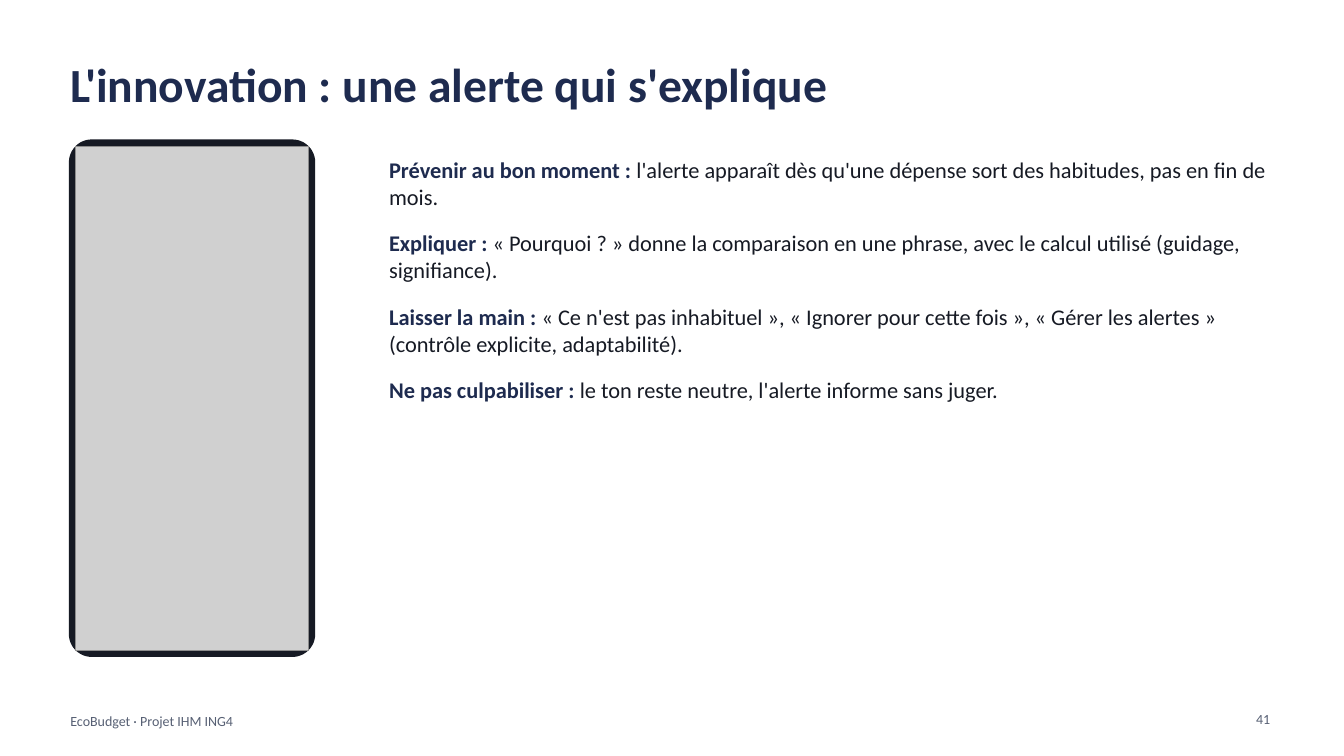
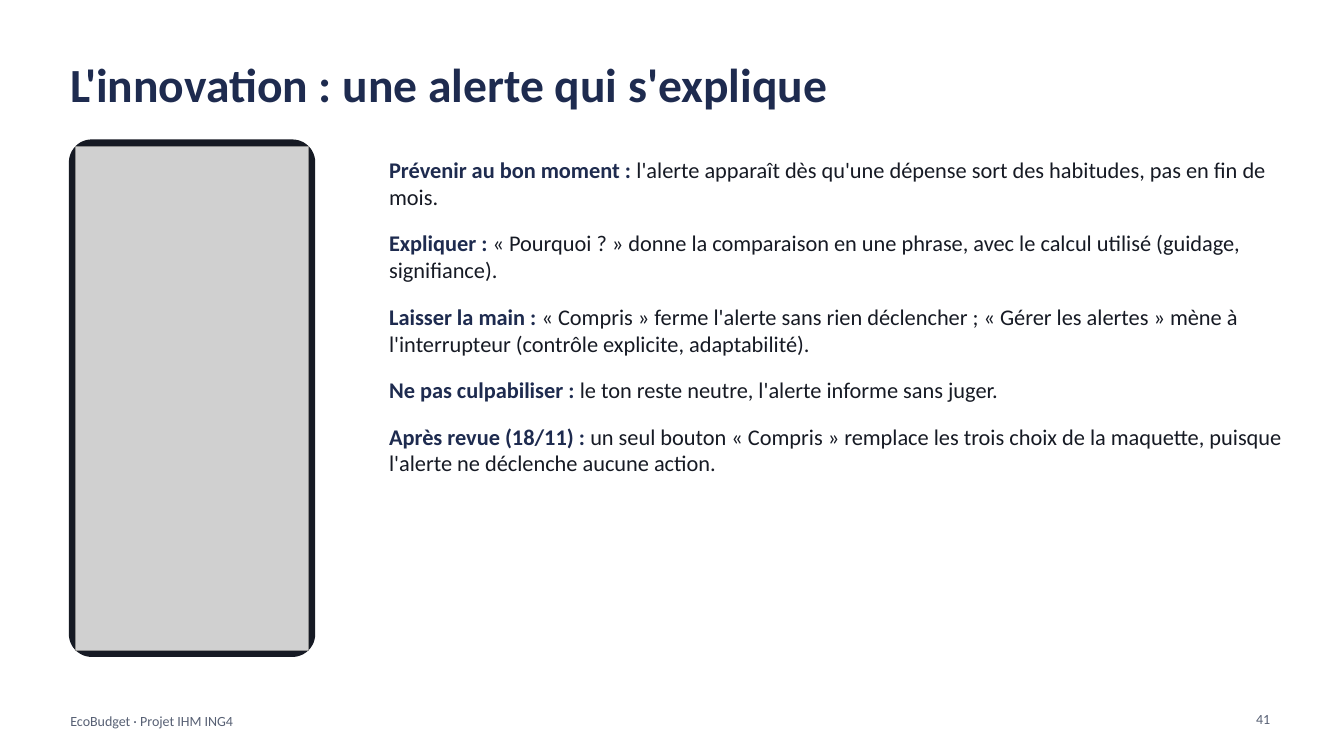
Before and after one commit to kaderouadahi/EcoBudget, a slide deck: slide 41 of livrables/EcoBudget.pptx. Drawn at 1344x756 pixels with LibreOffice and Linux fonts; fonts in the diff are those of the drawing; grey boxes stand for pictures. Boxes give left, top, right and bottom in pixels: in the first picture for what was removed or moved away, otherwise in the second. Text is boxed around its words. In the diff, an @@ line names an element or a change of style, - is before the commit and + after.

Commit message:
docs: diaporama, parties 08, 09 et 11, diapositives corrigées après H9

```diff
--- a/livrables/EcoBudget.pptx
+++ b/livrables/EcoBudget.pptx
@@ text at box(389, 309, 1238, 356): text changed @@
-Laisser la main : « Ce n'est pas inhabituel », « Ignorer pour cette fois », « Gérer les alertes » (contrôle explicite, adaptabilité).
+Laisser la main : « Compris » ferme l'alerte sans rien déclencher ; « Gérer les alertes » mène à l'interrupteur (contrôle explicite, adaptabilité).
@@ text at box(389, 428, 1281, 471): paragraph added @@
+Après revue (18/11) : un seul bouton « Compris » remplace les trois choix de la maquette, puisque l'alerte ne déclenche aucune action.
```
Also in this commit, not shown: 9 other slides changed, 7 slides added.
